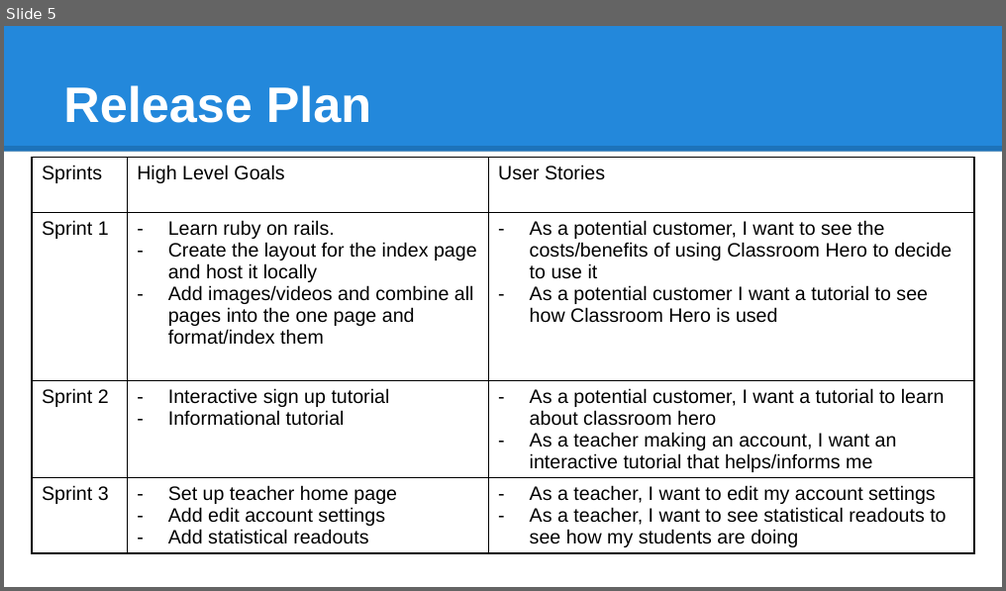
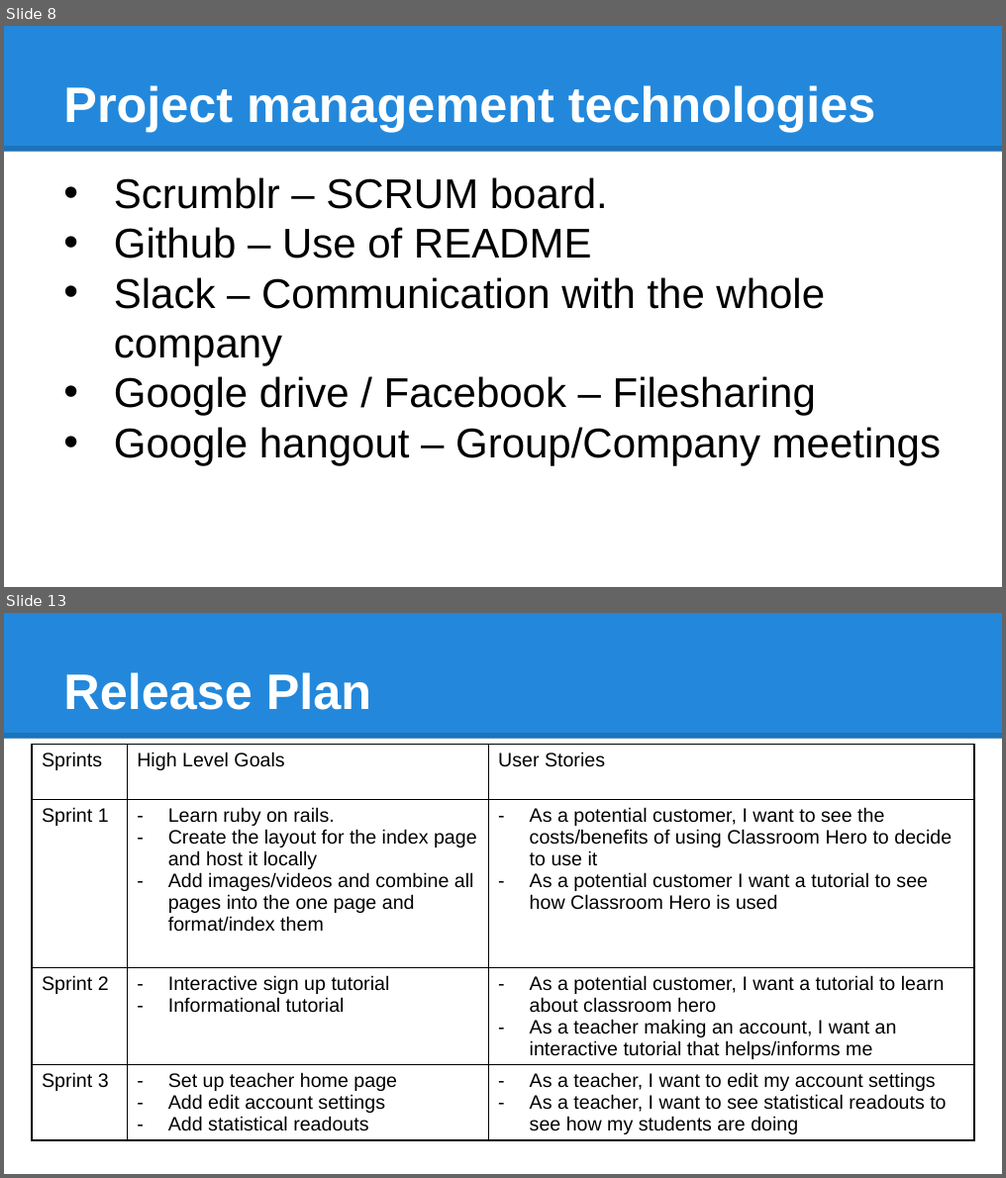
Before and after one commit to JoshNussbaum/classroom-hero-rails, a slide deck: CS115_Presentation.pptx. Shown one above the other, each under a label of ours: slide 5 before the commit, slides 8 and 13 after it; the slides between them are not shown. The pictures are 1006x591 and 1006x1178 pixels, drawn with LibreOffice and Linux fonts; fonts in the diff are those of the drawing. Boxes give left, top, right and bottom in pixels: in the first picture for what was removed or moved away, otherwise in the second. Text is boxed around its words. In the diff, an @@ line names an element or a change of style, - is before the commit and + after.

```diff
--- a/CS115_Presentation.pptx
+++ b/CS115_Presentation.pptx
@@ slide 8 added at <box>4,26,1002,587</box>, background #FFFFFF; not listed: 2 template elements that a slide beside it also shows @@
@@ title added at <box>63,85,876,131</box>, 36 pt, text #FFFFFF, bold @@
+Project management technologies
@@ text added at <box>114,177,941,466</box>, 30 pt, text #000000 @@
+• Scrumblr – SCRUM board.
+• Github – Use of README
+• Slack – Communication with the whole company
+• Google drive / Facebook – Filesharing
+• Google hangout – Group/Company meetings
@@ what was slide 5 is now slide 13 @@
```
Also in this commit, not shown: 2 slides changed, 9 other slides added, 2 slides removed, 6 other files.
